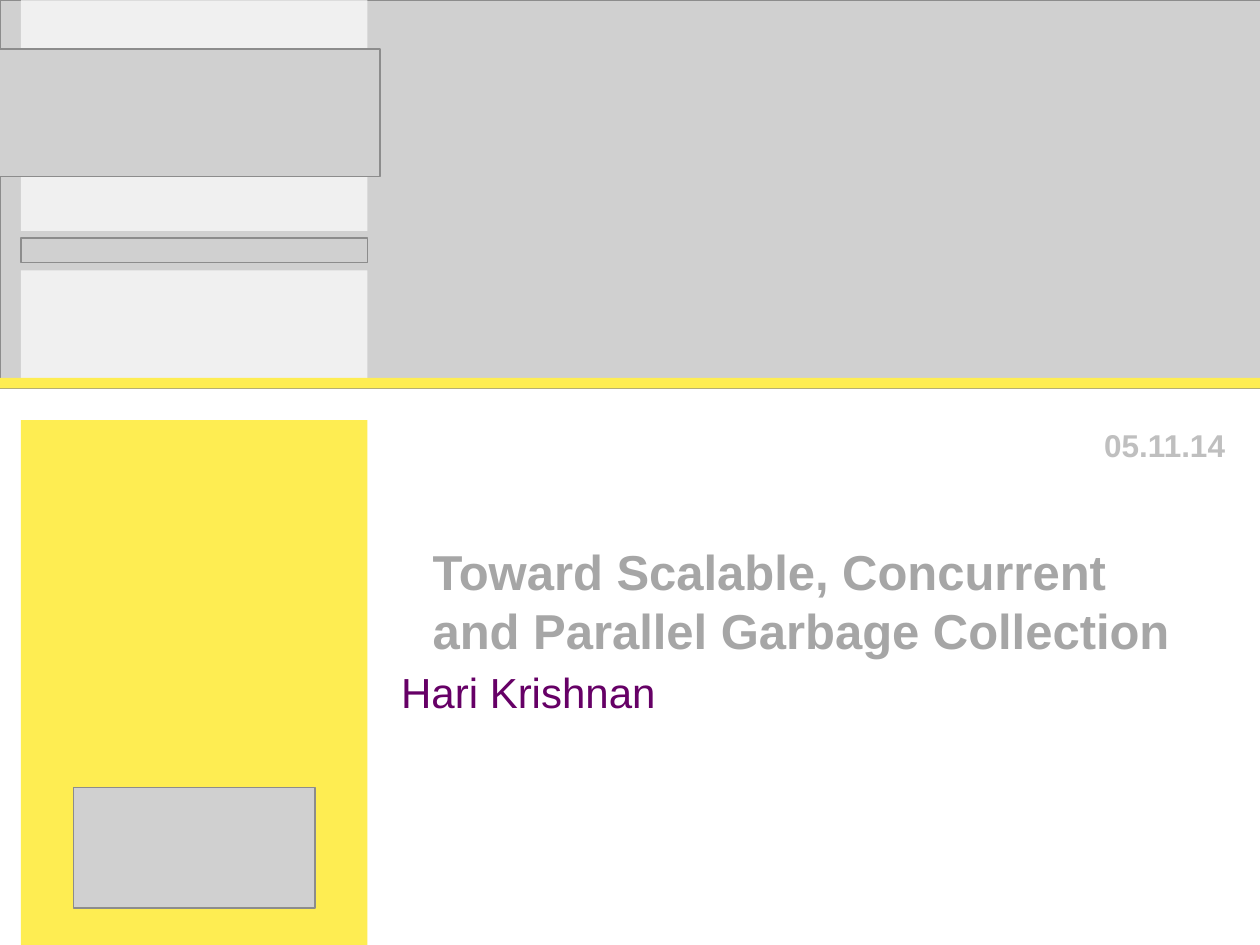
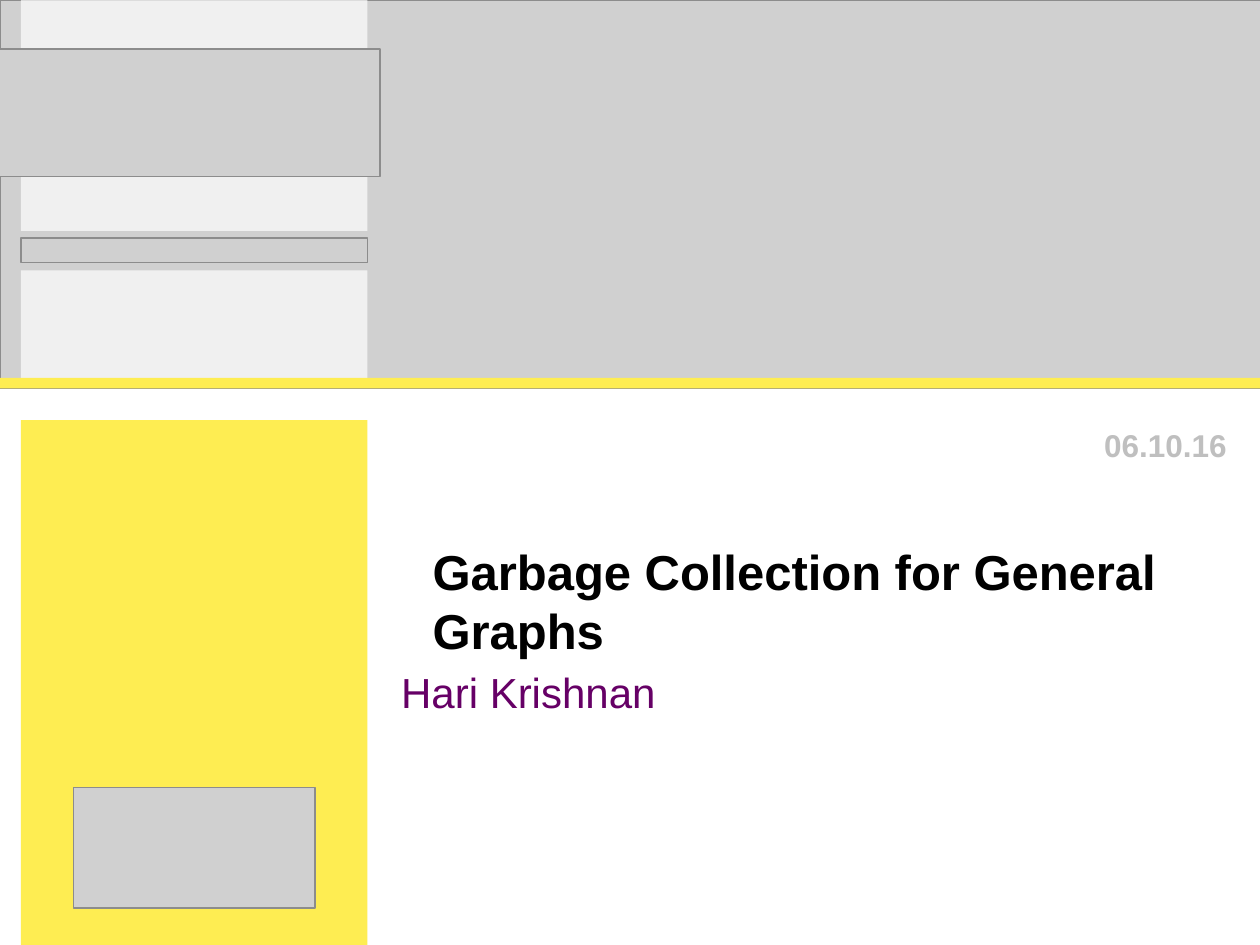
Before and after one commit to perpetualcoder/thesis, a slide deck: slide 1 of thesisppt/defense.ppt. Drawn at 1260x945 pixels with LibreOffice and Linux fonts; fonts in the diff are those of the drawing; grey boxes stand for pictures. Boxes give left, top, right and bottom in pixels: in the first picture for what was removed or moved away, otherwise in the second. Text is boxed around its words. In the diff, an @@ line names an element or a change of style, - is before the commit and + after.

```diff
--- a/thesisppt/defense.ppt
+++ b/thesisppt/defense.ppt
@@ text at (x1=1104, y1=435, x2=1227, y2=457): text changed @@
-05.11.14
+06.10.16
@@ title at (x1=433, y1=554, x2=1156, y2=659): text changed; text colour #A6A6A6 to #000000 @@
-Toward Scalable, Concurrent
-and Parallel Garbage Collection
+Garbage Collection for General
+Graphs
```
Also in this commit, not shown: 3 other slides changed, 1 slide added, 1 slide removed, 3 other files.
